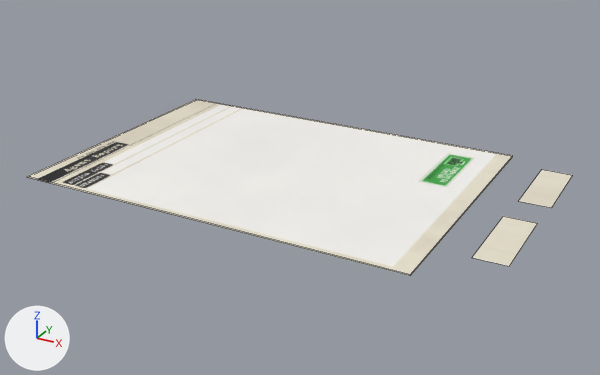
Two versions of the FBX model The Outer Frame/Assets/Models/reportPage-model.fbx, one commit apart.
One viewpoint serves both versions: a 50 mm lens placed at (0.222, -0.377, 0.179), pointed at (0.018, -0.006, -0.007). Lighting does not change. The marker at lower left points along +X, +Y and +Z. The older version comes first. Mesh edges are drawn as thin lines.

Objects in the first picture: 'destroySticker', 'genericPage', 'uploadSticker'.
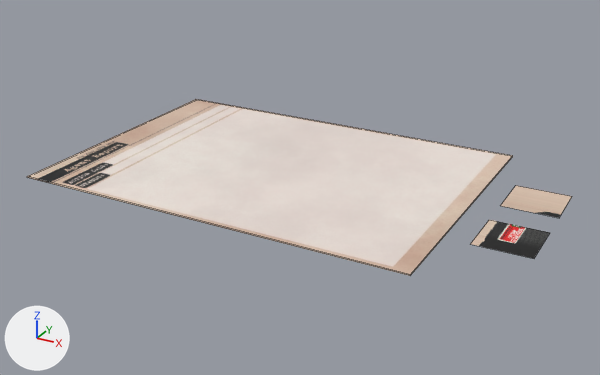
Where the change shows, as pixel boxes [x1, y1, x2, y2] in the pictures (600 x 375 px):
'genericPage', surface changed
    both: [27, 99, 513, 276]
'uploadSticker', surface changed, reshaped, moved (23% wider, 22% shorter)
    before: [472, 216, 537, 266]
    after: [470, 220, 550, 259]
'destroySticker', surface changed, reshaped, moved (35% wider, 15% shorter)
    before: [519, 170, 572, 208]
    after: [500, 186, 572, 218]

What the commit changed:
Picture 'reportPage-model_reportPage-mat_AlbedoTransparency.png' (img_reportpage_model_reportpage_mat_albedotransparency_png) is new.
Material 'reportPage-mat' (mat_reportpage_mat) changes its picture from img_stationary_models_agentreportupload_albedotransparency_png to img_reportpage_model_reportpage_mat_albedotransparency_png.
me_plane is used by ob_uploadsticker; location (0.1396, -0.0284, 0.0003).
me_plane had 4 vertices, 1 face and spanned x -0.0084..0.0084, y -0.0244..0.0244, z 0.0004.
me_plane now has 4 vertices, 1 face and spans x -0.0148..0.0148, y -0.0148..0.0148, z 0.0.
Part 1, on me_plane:
Vertex 0 of me_plane moves from (-0.0084, -0.0244, 0.0004) at pixel (471, 257) to (-0.0148, -0.0148, 0.0) at pixel (470, 244).
Vertex 1 of me_plane moves from (0.0084, -0.0244, 0.0004) at pixel (509, 266) to (0.0148, -0.0148, 0.0) at pixel (534, 258).
Vertex 2 of me_plane moves from (-0.0084, 0.0244, 0.0004) at pixel (503, 216) to (-0.0148, 0.0148, 0.0) at pixel (489, 219).
Vertex 3 of me_plane moves from (0.0084, 0.0244, 0.0004) at pixel (537, 223) to (0.0148, 0.0148, 0.0) at pixel (550, 232).
me_plane_002 is used by ob_destroysticker; location (0.1414, 0.0413, 0.0003).
me_plane_002 had 4 vertices, 1 face and spanned x -0.0084..0.0084, y -0.0244..0.0244, z 0.0004.
me_plane_002 now has 4 vertices, 1 face and spans x -0.0148..0.0148, y -0.0148..0.0148, z 0.0.
Part 2, on me_plane_002:
Vertex 0 of me_plane_002 moves from (-0.0084, -0.0244, 0.0004) at pixel (518, 201) to (-0.0148, -0.0148, 0.0) at pixel (500, 205).
Vertex 1 of me_plane_002 moves from (0.0084, -0.0244, 0.0004) at pixel (551, 207) to (0.0148, -0.0148, 0.0) at pixel (559, 218).
Vertex 2 of me_plane_002 moves from (-0.0084, 0.0244, 0.0004) at pixel (541, 169) to (-0.0148, 0.0148, 0.0) at pixel (515, 185).
Vertex 3 of me_plane_002 moves from (0.0084, 0.0244, 0.0004) at pixel (572, 175) to (0.0148, 0.0148, 0.0) at pixel (572, 196).
Object 'uploadSticker' (ob_uploadsticker) moves from (0.1396, -0.0284, 0.0003) to (0.1406, -0.0238, -0.0003).
Object 'destroySticker' (ob_destroysticker) moves from (0.1414, 0.0413, 0.0003) to (0.1406, 0.0242, -0.0003).
